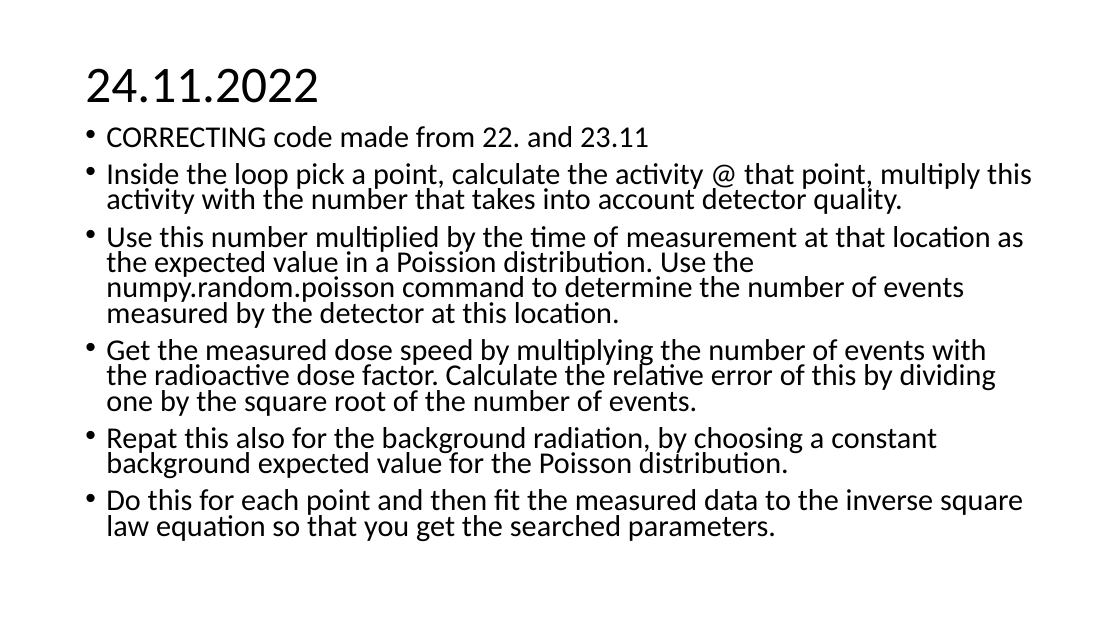
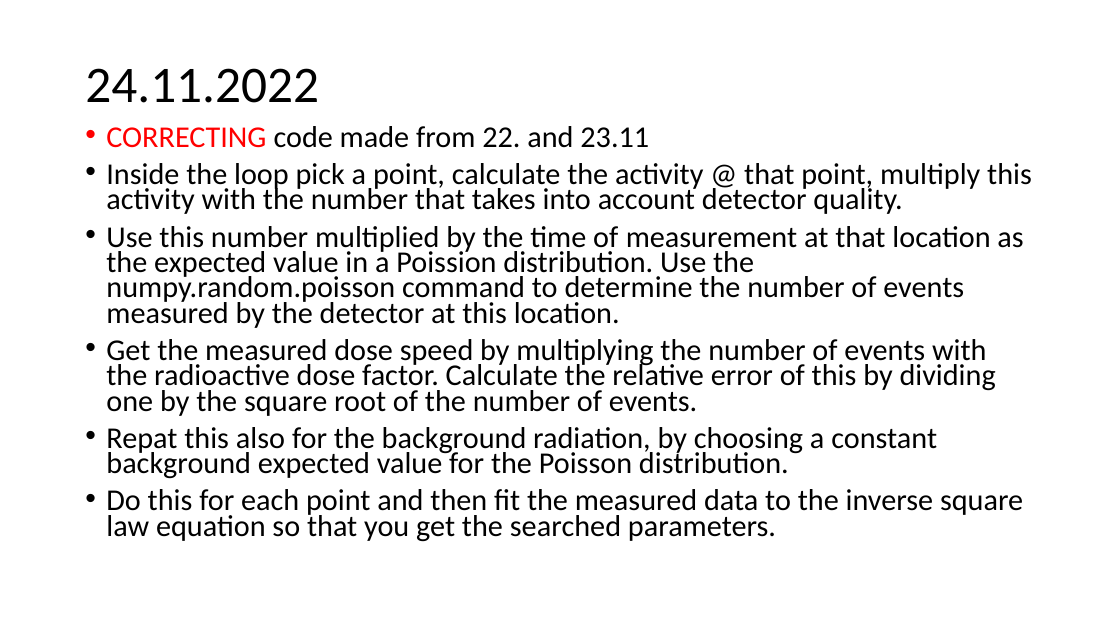
Before and after one commit to urhtrinko/DroneRadioactivity_student_job, a slide deck: slide 17 of reports/work_diary.pptx. Drawn at 1120x630 pixels with LibreOffice and Linux fonts; fonts in the diff are those of the drawing. Boxes give left, top, right and bottom in pixels: in the first picture for what was removed or moved away, otherwise in the second. Text is boxed around its words. In the diff, an @@ line names an element or a change of style, - is before the commit and + after.

```diff
--- a/reports/work_diary.pptx
+++ b/reports/work_diary.pptx
@@ text at [106, 126, 649, 148]: text colour #000000 to #FF0000 in "CORRECTING" @@
```
Also in this commit, not shown: 1 slide added.
